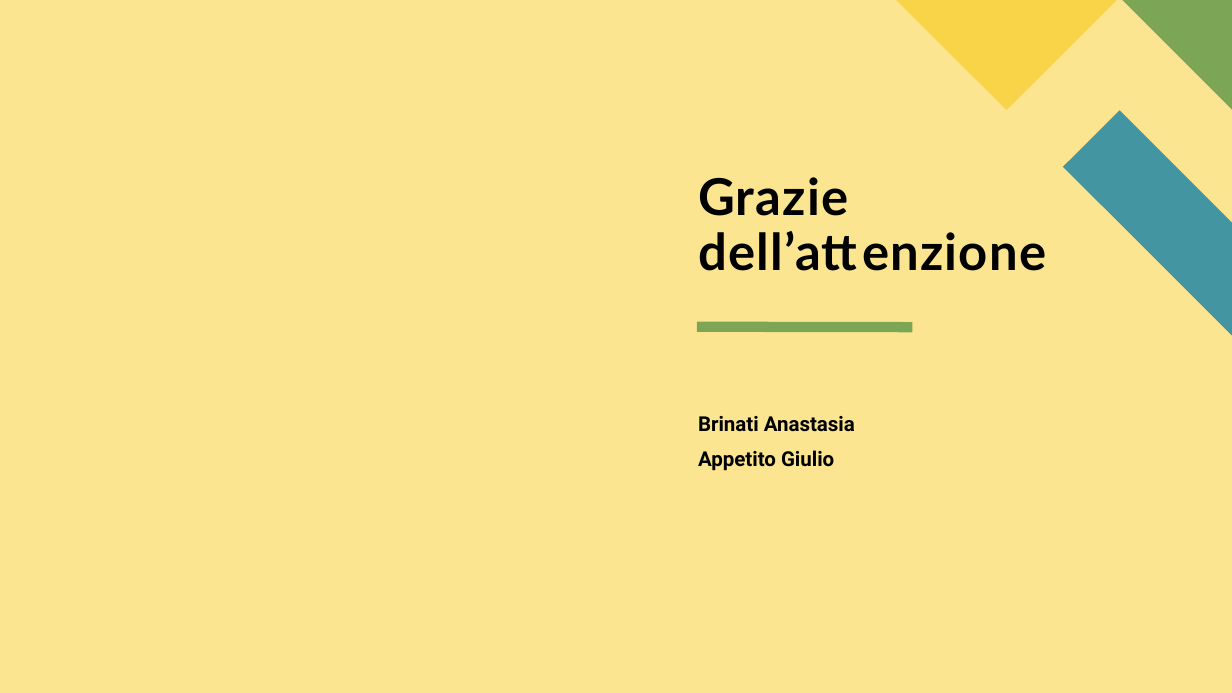
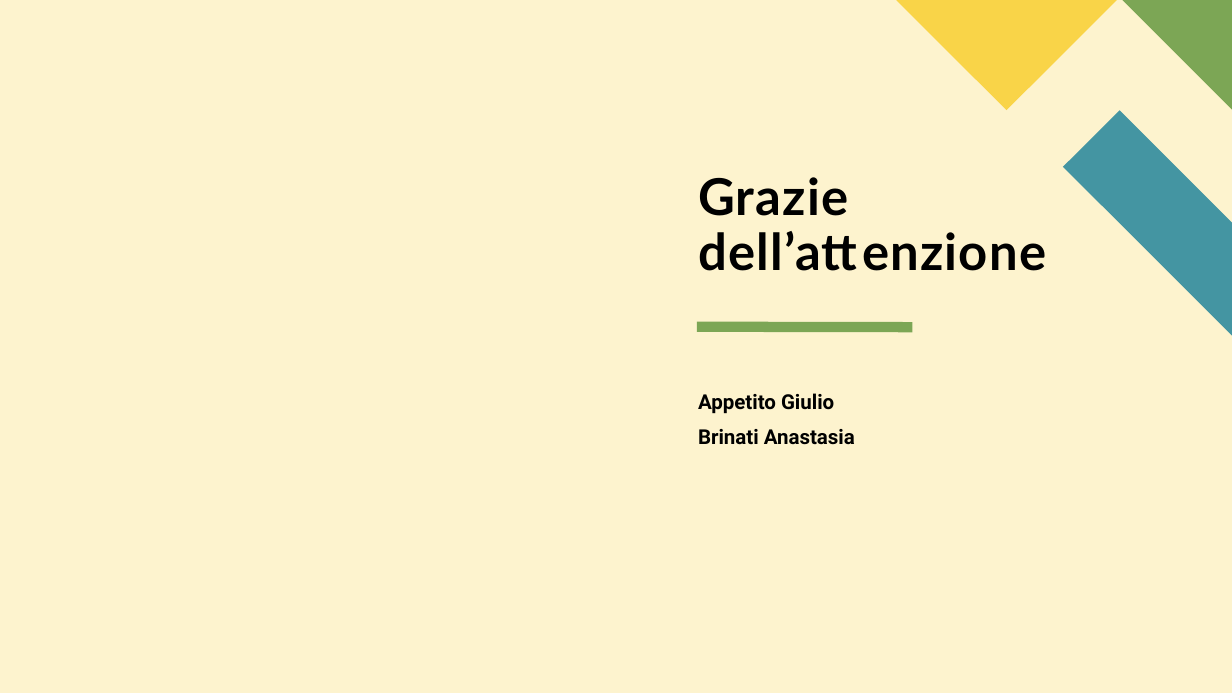
Before and after one commit to GiulioAppetito/Progetto-AMOD-21-22, a slide deck: slide 22 of Presentazione Progetto AMOD.pptx (slide 19 before the commit). Drawn at 1232x693 pixels with LibreOffice and Linux fonts; fonts in the diff are those of the drawing. Boxes give left, top, right and bottom in pixels: in the first picture for what was removed or moved away, otherwise in the second. Text is boxed around its words. In the diff, an @@ line names an element or a change of style, - is before the commit and + after.

```diff
--- a/Presentazione Progetto AMOD.pptx
+++ b/Presentazione Progetto AMOD.pptx
@@ background #FBE591 to #FDF3CE @@
@@ text at (x1=698, y1=393, x2=834, y2=414): paragraph added @@
+Appetito Giulio
@@ text at (x1=698, y1=450, x2=834, y2=471): paragraph removed @@
-Appetito Giulio
```
Also in this commit, not shown: 17 other slides changed, 4 slides added, 9 slides removed.
